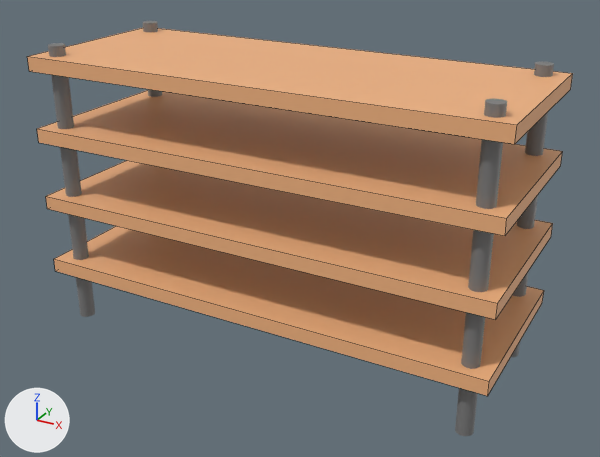
What one commit did to the Blender file Assets/Art/Models/Shelf.blend.
Before and after are seen from a 50 mm camera at (2.62, -4.62, 3.1) aimed at (0.1, -0.03, 0.81). Lighting does not change. The marker at lower left points along +X, +Y and +Z. Mesh edges are drawn as thin lines on the coarser meshes.

In view in the first picture: 'Bars', 'Shelf 1', 'Shelf 2', 'Shelf 3', 'Shelf 4'.
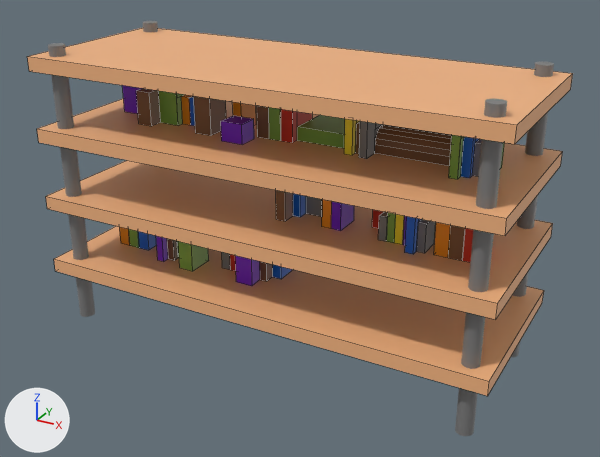
Boxes [x1, y1, x2, y2] around the edits, measured in the pictures (600 x 457 px):
'Coloured Objects', added
    after: [119, 85, 504, 286]

The edits, one by one:
Mesh me_cube is new.
It has 434 vertices, 290 faces, 1 loose edge and spans x -1.4..1.4, y -0.3..0.5, z 0.42..1.76.
It uses material mat_material (picture img_colour_palette_png).
Object 'Coloured Objects' (ob_coloured_objects) is new; it shows me_cube.
Its location is (0.0, 0.0, 0.0).
